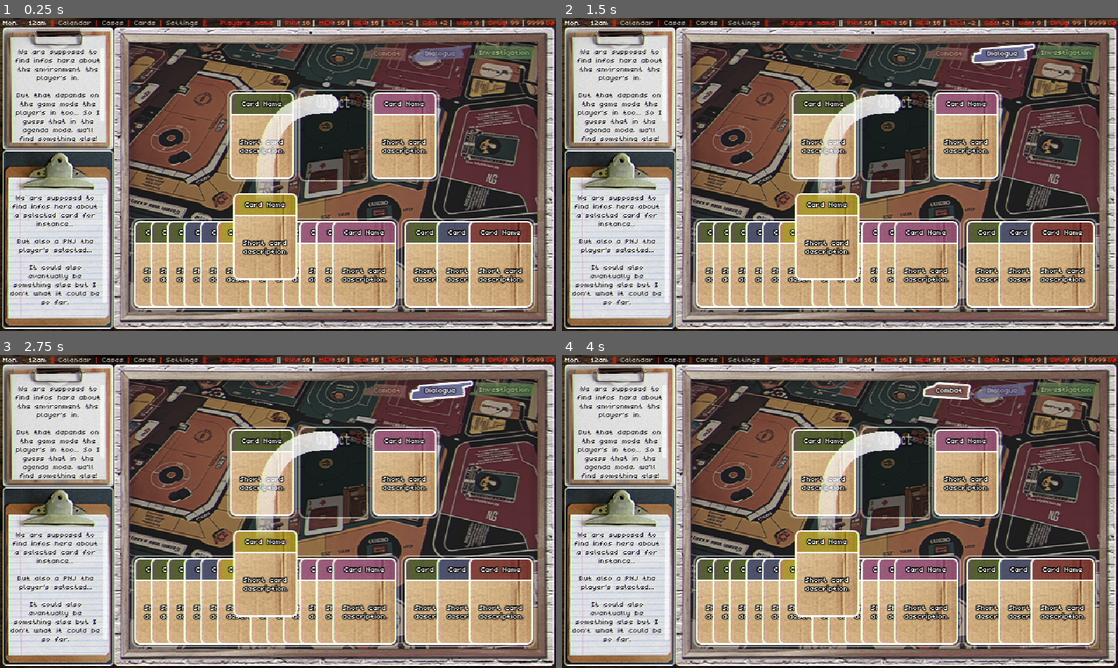
Above: before the commit, frames 1-4 (two rows, left to right).
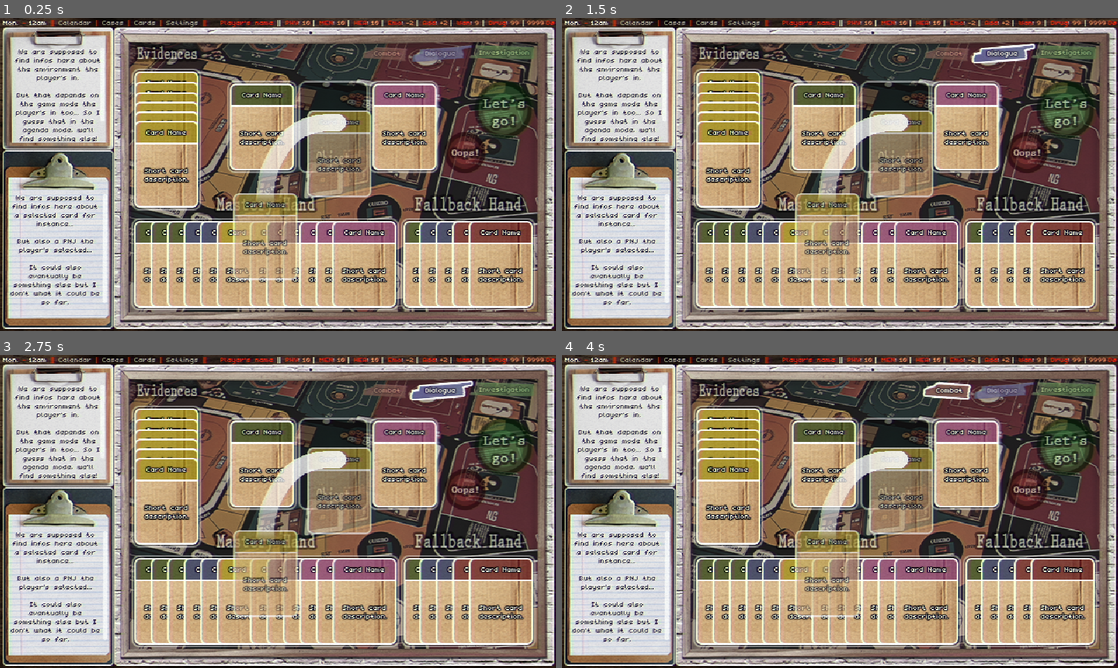
Above: after the commit, the same moments.

Repository: DomestiqueBaston/MY_ROLE_IN_THE_GRAND_SCHEME
Game: Godot game, scene res://SCENES/Interaction.tscn
The game is run twice, just before and just after one commit, with the same random seed, the same clock (stepped at 60 frames per second) and the same inputs. This scene is started directly instead of the project's main scene.
Inputs (mouse positions are in pixels of both pictures, inside the frame that each line leads up to):
- Up to frame 1 (0.25 s): no input
- Up to frame 2 (1.5 s): click (840, 174) at 0.52 s; click (1006, 52) at 1.25 s
- Up to frame 3 (2.75 s): click (278, 511) at 2.02 s
- Up to frame 4 (4 s): click (956, 389) at 2.75 s; click (840, 511) at 3.52 s

The runs differ from the first frame. In frame 1, 20% of the frame differs, in the area x 23-96%, y 8-93%; in frame 2, 20%; in frame 3, 20%; in frame 4, 20%.

Commit message:
Oui, j'y suis encore...
...D'abord pasque chu encore balad' et ensuite pasque j'ai la trouille de me remettre à la peinture sur ce tableau qui va être bieeeeen difficile ! :)

Diff:
--- a/TESTS/SCENES/Calendar.tscn
+++ b/TESTS/SCENES/Calendar.tscn
@@ -7,9 +7,6 @@
 [ext_resource type="PackedScene" uid="uid://hl8yhfvhjhtn" path="res://SCENES/Top_Bar.tscn" id="5_rli5c"]
 [ext_resource type="PackedScene" uid="uid://bnkco2tyaesue" path="res://SCENES/Shader_Overlay.tscn" id="6_rq134"]
 
-[sub_resource type="RectangleShape2D" id="RectangleShape2D_ppcih"]
-size = Vector2(469, 309)
-
 [node name="Calendar" type="Node2D"]
 script = ExtResource("1_14yya")
 metadata/_edit_lock_ = true
@@ -19,15 +16,6 @@
 centered = false
 metadata/_edit_lock_ = true
 
-[node name="Playground_Collider" type="Area2D" parent="."]
-visible = false
-collision_layer = 16
-collision_mask = 7
-
-[node name="Playground" type="CollisionShape2D" parent="Playground_Collider"]
-position = Vector2(383.5, 183.5)
-shape = SubResource("RectangleShape2D_ppcih")
-
 [node name="Current_Day" type="Node2D" parent="."]
 
 [node name="Week_1" type="Node2D" parent="Current_Day"]
--- a/TESTS/SCENES/Card.tscn
+++ b/TESTS/SCENES/Card.tscn
@@ -141,12 +141,14 @@
 texture = ExtResource("1_8pu3o")
 centered = false
 hframes = 5
+metadata/_edit_lock_ = true
 
 [node name="Card_BG" type="Sprite2D" parent="Card_Mask"]
 editor_description = "Card_BG Offset must be between x=0 / y = 0 and x=-120 / y=-30"
 texture = ExtResource("2_y3cdu")
 centered = false
 offset = Vector2(-120, -30)
+metadata/_edit_lock_ = true
 
 [node name="Card_Color" type="Node2D" parent="Card_Mask/Card_BG"]
 metadata/_edit_lock_ = true
--- a/TESTS/SCENES/Interaction.tscn
+++ b/TESTS/SCENES/Interaction.tscn
@@ -2,19 +2,15 @@
 
 [ext_resource type="Script" path="res://SCRIPTS/Generic.gd" id="1_3musi"]
 [ext_resource type="Texture2D" uid="uid://bwojpud0dsewx" path="res://GRAPHICS/INTERACTION/Interaction_BG.png" id="2_y864e"]
+[ext_resource type="PackedScene" uid="uid://bgwcs2vpa1g2o" path="res://SCENES/Playground.tscn" id="3_hdhly"]
 [ext_resource type="PackedScene" uid="uid://bpp2q1gpqxlx1" path="res://SCENES/Card.tscn" id="3_iytka"]
 [ext_resource type="PackedScene" uid="uid://dauwh3vjh26kl" path="res://SCENES/Top_Left_Info.tscn" id="4_j313n"]
+[ext_resource type="PackedScene" uid="uid://8r7milsx8op" path="res://SCENES/Oops_LetsGo.tscn" id="5_raou3"]
 [ext_resource type="PackedScene" uid="uid://codd8oehsbdvn" path="res://SCENES/Bottom_Left_Info.tscn" id="5_v7ec1"]
 [ext_resource type="PackedScene" uid="uid://cnlr811vrm1fk" path="res://SCENES/Inv_Dia_Com.tscn" id="6_heit8"]
 [ext_resource type="PackedScene" uid="uid://hl8yhfvhjhtn" path="res://SCENES/Top_Bar.tscn" id="7_2be8g"]
 [ext_resource type="PackedScene" uid="uid://bnkco2tyaesue" path="res://SCENES/Shader_Overlay.tscn" id="8_segon"]
 
-[sub_resource type="RectangleShape2D" id="RectangleShape2D_ks1ii"]
-size = Vector2(469, 309)
-
-[sub_resource type="RectangleShape2D" id="RectangleShape2D_1s0ns"]
-size = Vector2(76, 102)
-
 [sub_resource type="Gradient" id="Gradient_7eyd2"]
 offsets = PackedFloat32Array(0, 0.1, 0.9)
 colors = PackedColorArray(1, 1, 1, 0, 1, 1, 1, 0.498039, 1, 1, 1, 0.870588)
@@ -29,37 +25,13 @@
 centered = false
 metadata/_edit_lock_ = true
 
-[node name="Playground_Collider" type="Area2D" parent="."]
-visible = false
-collision_layer = 16
-collision_mask = 7
-
-[node name="Playground" type="CollisionShape2D" parent="Playground_Collider"]
-position = Vector2(383.5, 183.5)
-shape = SubResource("RectangleShape2D_ks1ii")
-
-[node name="Card_Colliders" type="Area2D" parent="."]
-visible = false
-collision_layer = 8
-collision_mask = 2
-
-[node name="Interaction" type="CollisionShape2D" parent="Card_Colliders"]
-position = Vector2(301, 135)
-shape = SubResource("RectangleShape2D_1s0ns")
-
-[node name="Object" type="CollisionShape2D" parent="Card_Colliders"]
-position = Vector2(383, 135)
-shape = SubResource("RectangleShape2D_1s0ns")
-
-[node name="Abstract" type="CollisionShape2D" parent="Card_Colliders"]
-position = Vector2(465, 135)
-shape = SubResource("RectangleShape2D_1s0ns")
+[node name="Playground" parent="." instance=ExtResource("3_hdhly")]
 
 [node name="TMP" type="Node2D" parent="."]
 metadata/_edit_lock_ = true
 
 [node name="Card1" parent="TMP" instance=ExtResource("3_iytka")]
-position = Vector2(264, 85)
+position = Vector2(264, 75)
 
 [node name="Combat" parent="TMP/Card1/Card_Mask/Card_BG/Card_Color" index="0"]
 visible = false
@@ -70,21 +42,8 @@
 [node name="Carte_Evidence" parent="TMP/Card1/Card_Mask/Card_BG" index="1"]
 visible = false
 
-[node name="Card2" parent="TMP" instance=ExtResource("3_iytka")]
-visible = false
-position = Vector2(346, 85)
-
-[node name="Combat" parent="TMP/Card2/Card_Mask/Card_BG/Card_Color" index="0"]
-visible = false
-
-[node name="Yellow" parent="TMP/Card2/Card_Mask/Card_BG/Card_Color" index="4"]
-visible = true
-
-[node name="Carte_Evidence" parent="TMP/Card2/Card_Mask/Card_BG" index="1"]
-visible = false
-
 [node name="Card3" parent="TMP" instance=ExtResource("3_iytka")]
-position = Vector2(428, 85)
+position = Vector2(428, 75)
 
 [node name="Combat" parent="TMP/Card3/Card_Mask/Card_BG/Card_Color" index="0"]
 visible = false
@@ -96,7 +55,7 @@
 visible = false
 
 [node name="Card17" parent="TMP" instance=ExtResource("3_iytka")]
-position = Vector2(465, 233)
+position = Vector2(464, 233)
 
 [node name="Combat" parent="TMP/Card17/Card_Mask/Card_BG/Card_Color" index="0"]
 visible = false
@@ -108,7 +67,7 @@
 visible = false
 
 [node name="Card18" parent="TMP" instance=ExtResource("3_iytka")]
-position = Vector2(502, 233)
+position = Vector2(482, 233)
 
 [node name="Combat" parent="TMP/Card18/Card_Mask/Card_BG/Card_Color" index="0"]
 visible = false
@@ -120,9 +79,27 @@
 visible = false
 
 [node name="Card19" parent="TMP" instance=ExtResource("3_iytka")]
+position = Vector2(501, 233)
+
+[node name="Combat" parent="TMP/Card19/Card_Mask/Card_BG/Card_Color" index="0"]
+visible = false
+
+[node name="Dialogue" parent="TMP/Card19/Card_Mask/Card_BG/Card_Color" index="2"]
+visible = true
+
+[node name="Carte_Evidence" parent="TMP/Card19/Card_Mask/Card_BG" index="1"]
+visible = false
+
+[node name="Card21" parent="TMP" instance=ExtResource("3_iytka")]
+position = Vector2(520, 233)
+
+[node name="Carte_Evidence" parent="TMP/Card21/Card_Mask/Card_BG" index="1"]
+visible = false
+
+[node name="Card22" parent="TMP" instance=ExtResource("3_iytka")]
 position = Vector2(539, 233)
 
-[node name="Carte_Evidence" parent="TMP/Card19/Card_Mask/Card_BG" index="1"]
+[node name="Carte_Evidence" parent="TMP/Card22/Card_Mask/Card_BG" index="1"]
 visible = false
 
 [node name="Card4" parent="TMP" instance=ExtResource("3_iytka")]
@@ -270,6 +247,7 @@
 visible = false
 
 [node name="Card10" parent="TMP" instance=ExtResource("3_iytka")]
+modulate = Color(1, 1, 1, 0.784314)
 position = Vector2(268, 201)
 
 [node name="Combat" parent="TMP/Card10/Card_Mask/Card_BG/Card_Color" index="0"]
@@ -281,14 +259,102 @@
 [node name="Carte_Evidence" parent="TMP/Card10/Card_Mask/Card_BG" index="1"]
 visible = false
 
+[node name="Card20" parent="TMP" instance=ExtResource("3_iytka")]
+modulate = Color(1, 1, 1, 0.784314)
+position = Vector2(353, 106)
+
+[node name="Combat" parent="TMP/Card20/Card_Mask/Card_BG/Card_Color" index="0"]
+visible = false
+
+[node name="Yellow" parent="TMP/Card20/Card_Mask/Card_BG/Card_Color" index="4"]
+visible = true
+
+[node name="Carte_Evidence" parent="TMP/Card20/Card_Mask/Card_BG" index="1"]
+visible = false
+
+[node name="Card23" parent="TMP" instance=ExtResource("3_iytka")]
+position = Vector2(154, 61)
+
+[node name="Combat" parent="TMP/Card23/Card_Mask/Card_BG/Card_Color" index="0"]
+visible = false
+
+[node name="Yellow" parent="TMP/Card23/Card_Mask/Card_BG/Card_Color" index="4"]
+visible = true
+
+[node name="Carte_Evidence" parent="TMP/Card23/Card_Mask/Card_BG" index="1"]
+visible = false
+
+[node name="Card24" parent="TMP" instance=ExtResource("3_iytka")]
+position = Vector2(154, 73)
+
+[node name="Combat" parent="TMP/Card24/Card_Mask/Card_BG/Card_Color" index="0"]
+visible = false
+
+[node name="Yellow" parent="TMP/Card24/Card_Mask/Card_BG/Card_Color" index="4"]
+visible = true
+
+[node name="Carte_Evidence" parent="TMP/Card24/Card_Mask/Card_BG" index="1"]
+visible = false
+
+[node name="Card25" parent="TMP" instance=ExtResource("3_iytka")]
+position = Vector2(154, 85)
+
+[node name="Combat" parent="TMP/Card25/Card_Mask/Card_BG/Card_Color" index="0"]
+visible = false
+
+[node name="Yellow" parent="TMP/Card25/Card_Mask/Card_BG/Card_Color" index="4"]
+visible = true
+
+[node name="Carte_Evidence" parent="TMP/Card25/Card_Mask/Card_BG" index="1"]
+visible = false
+
+[node name="Card26" parent="TMP" instance=ExtResource("3_iytka")]
+position = Vector2(154, 96)
+
+[node name="Combat" parent="TMP/Card26/Card_Mask/Card_BG/Card_Color" index="0"]
+visible = false
+
+[node name="Yellow" parent="TMP/Card26/Card_Mask/Card_BG/Card_Color" index="4"]
+visible = true
+
+[node name="Carte_Evidence" parent="TMP/Card26/Card_Mask/Card_BG" index="1"]
+visible = false
+
+[node name="Card27" parent="TMP" instance=ExtResource("3_iytka")]
+position = Vector2(154, 107)
+
+[node name="Combat" parent="TMP/Card27/Card_Mask/Card_BG/Card_Color" index="0"]
+visible = false
+
+[node name="Yellow" parent="TMP/Card27/Card_Mask/Card_BG/Card_Color" index="4"]
+visible = true
+
+[node name="Carte_Evidence" parent="TMP/Card27/Card_Mask/Card_BG" index="1"]
+visible = false
+
+[node name="Card28" parent="TMP" instance=ExtResource("3_iytka")]
+position = Vector2(154, 118)
+
+[node name="Combat" parent="TMP/Card28/Card_Mask/Card_BG/Card_Color" index="0"]
+visible = false
+
+[node name="Yellow" parent="TMP/Card28/Card_Mask/Card_BG/Card_Color" index="4"]
+visible = true
+
+[node name="Carte_Evidence" parent="TMP/Card28/Card_Mask/Card_BG" index="1"]
+visible = false
+
 [node name="Line2D" type="Line2D" parent="TMP"]
-position = Vector2(0, -19.3151)
-scale = Vector2(1, 1.08219)
-points = PackedVector2Array(304, 215, 304, 196, 305, 175, 308, 156, 311, 146, 315, 137, 321, 129, 328, 122, 336, 117, 345, 113, 356, 110, 368, 109, 379, 109)
+position = Vector2(9, 11)
+points = PackedVector2Array(296, 204, 296, 188, 298, 173, 302, 160, 308, 148, 314, 138, 320, 130, 327, 123, 336, 117, 345, 113, 356, 110, 368, 109, 379, 109)
 width = 20.0
 gradient = SubResource("Gradient_7eyd2")
 end_cap_mode = 2
 antialiased = true
+metadata/_edit_lock_ = true
+
+[node name="Oops_LetsGo_Buttons" parent="." instance=ExtResource("5_raou3")]
+metadata/_edit_lock_ = true
 
 [node name="Top_Left_Info" parent="." instance=ExtResource("4_j313n")]
 metadata/_edit_lock_ = true
@@ -304,11 +370,12 @@
 visible = false
 
 [editable path="TMP/Card1"]
-[editable path="TMP/Card2"]
 [editable path="TMP/Card3"]
 [editable path="TMP/Card17"]
 [editable path="TMP/Card18"]
 [editable path="TMP/Card19"]
+[editable path="TMP/Card21"]
+[editable path="TMP/Card22"]
 [editable path="TMP/Card4"]
 [editable path="TMP/Card5"]
 [editable path="TMP/Card6"]
@@ -322,3 +389,10 @@
 [editable path="TMP/Card15"]
 [editable path="TMP/Card16"]
 [editable path="TMP/Card10"]
+[editable path="TMP/Card20"]
+[editable path="TMP/Card23"]
+[editable path="TMP/Card24"]
+[editable path="TMP/Card25"]
+[editable path="TMP/Card26"]
+[editable path="TMP/Card27"]
+[editable path="TMP/Card28"]
--- /dev/null
+++ b/TESTS/SCENES/Oops_LetsGo.tscn
@@ -0,0 +1,43 @@
+[gd_scene load_steps=9 format=3 uid="uid://8r7milsx8op"]
+
+[ext_resource type="Theme" uid="uid://dyiybdqrfra0p" path="res://UI/Generic_Theme.tres" id="1_uf1ry"]
+[ext_resource type="ButtonGroup" uid="uid://ceobmkvssjybu" path="res://UI/Oops_LetsGo.tres" id="2_42vhj"]
+[ext_resource type="Texture2D" uid="uid://hoebeu4xqxp0" path="res://GRAPHICS/INTERACTION/Lets_Go_Normal.png" id="3_6cbfs"]
+[ext_resource type="Texture2D" uid="uid://bhk2c7rmchwp2" path="res://GRAPHICS/INTERACTION/Lets_Go_Hover.png" id="4_jp6k0"]
+[ext_resource type="BitMap" uid="uid://by0lu8xqtgvdm" path="res://GRAPHICS/INTERACTION/Lets_Go_Mask.png" id="5_aw6vn"]
+[ext_resource type="Texture2D" uid="uid://dpo3btfppffs1" path="res://GRAPHICS/INTERACTION/Oops_Normal.png" id="6_4sw3u"]
+[ext_resource type="Texture2D" uid="uid://c5iadvocgxl8j" path="res://GRAPHICS/INTERACTION/Oops_Hover.png" id="7_7muut"]
+[ext_resource type="BitMap" uid="uid://bwwbxy0ksof7y" path="res://GRAPHICS/INTERACTION/Oops_Mask.png" id="8_n2fcp"]
+
+[node name="Oops_LetsGo_Buttons" type="Control"]
+layout_mode = 3
+anchors_preset = 0
+offset_right = 640.0
+offset_bottom = 360.0
+theme = ExtResource("1_uf1ry")
+
+[node name="LetsGo" type="TextureButton" parent="."]
+layout_mode = 0
+offset_right = 40.0
+offset_bottom = 40.0
+tooltip_text = "Validate the Interaction"
+toggle_mode = true
+button_group = ExtResource("2_42vhj")
+texture_normal = ExtResource("3_6cbfs")
+texture_pressed = ExtResource("3_6cbfs")
+texture_hover = ExtResource("4_jp6k0")
+texture_focused = ExtResource("3_6cbfs")
+texture_click_mask = ExtResource("5_aw6vn")
+
+[node name="Oops" type="TextureButton" parent="."]
+layout_mode = 0
+offset_right = 40.0
+offset_bottom = 40.0
+tooltip_text = "Cancel this Interaction"
+toggle_mode = true
+button_group = ExtResource("2_42vhj")
+texture_normal = ExtResource("6_4sw3u")
+texture_pressed = ExtResource("6_4sw3u")
+texture_hover = ExtResource("7_7muut")
+texture_focused = ExtResource("6_4sw3u")
+texture_click_mask = ExtResource("8_n2fcp")
--- /dev/null
+++ b/TESTS/SCENES/Playground.tscn
@@ -0,0 +1,66 @@
+[gd_scene load_steps=11 format=3 uid="uid://bgwcs2vpa1g2o"]
+
+[ext_resource type="Texture2D" uid="uid://b8bm2hx5j7ber" path="res://GRAPHICS/INTERACTION/Interaction_Normal.png" id="1_hyvyo"]
+[ext_resource type="Texture2D" uid="uid://b8vj64ok2avu6" path="res://GRAPHICS/INTERACTION/Interaction_Hover.png" id="2_tfvsa"]
+[ext_resource type="BitMap" uid="uid://45crvh6f1ryj" path="res://GRAPHICS/INTERACTION/Interaction_Mask.png" id="3_30400"]
+[ext_resource type="Texture2D" uid="uid://46t3wpqrnar0" path="res://GRAPHICS/INTERACTION/Object_Normal.png" id="4_8yroi"]
+[ext_resource type="Texture2D" uid="uid://cawoy0tidh5yj" path="res://GRAPHICS/INTERACTION/Object_Hover.png" id="5_sb18s"]
+[ext_resource type="BitMap" uid="uid://jrek8p60uv1u" path="res://GRAPHICS/INTERACTION/Object_Mask.png" id="6_s6rb0"]
+[ext_resource type="Texture2D" uid="uid://bvkdourlidtp6" path="res://GRAPHICS/INTERACTION/Abstract_Normal.png" id="7_83k1j"]
+[ext_resource type="Texture2D" uid="uid://dy0cnumgr77eg" path="res://GRAPHICS/INTERACTION/Abstract_Hover.png" id="8_0gfb8"]
+[ext_resource type="BitMap" uid="uid://d27drsi862tfx" path="res://GRAPHICS/INTERACTION/Abstract_Mask.png" id="9_fyjc3"]
+
+[sub_resource type="RectangleShape2D" id="RectangleShape2D_1s0ns"]
+size = Vector2(76, 102)
+
+[node name="Playground" type="Control"]
+layout_mode = 3
+anchors_preset = 0
+offset_right = 640.0
+offset_bottom = 360.0
+metadata/_edit_lock_ = true
+
+[node name="Interaction" type="TextureButton" parent="."]
+layout_mode = 0
+offset_right = 40.0
+offset_bottom = 40.0
+texture_normal = ExtResource("1_hyvyo")
+texture_hover = ExtResource("2_tfvsa")
+texture_click_mask = ExtResource("3_30400")
+
+[node name="Object" type="TextureButton" parent="."]
+layout_mode = 0
+offset_right = 40.0
+offset_bottom = 40.0
+texture_normal = ExtResource("4_8yroi")
+texture_hover = ExtResource("5_sb18s")
+texture_click_mask = ExtResource("6_s6rb0")
+
+[node name="Abstract" type="TextureButton" parent="."]
+layout_mode = 0
+offset_right = 40.0
+offset_bottom = 40.0
+texture_normal = ExtResource("7_83k1j")
+texture_hover = ExtResource("8_0gfb8")
+texture_click_mask = ExtResource("9_fyjc3")
+
+[node name="Card_Zone_Colliders" type="Area2D" parent="."]
+visible = false
+collision_layer = 8
+collision_mask = 2
+metadata/_edit_lock_ = true
+
+[node name="Interaction" type="CollisionShape2D" parent="Card_Zone_Colliders"]
+position = Vector2(301, 125)
+shape = SubResource("RectangleShape2D_1s0ns")
+metadata/_edit_lock_ = true
+
+[node name="Object" type="CollisionShape2D" parent="Card_Zone_Colliders"]
+position = Vector2(383, 125)
+shape = SubResource("RectangleShape2D_1s0ns")
+metadata/_edit_lock_ = true
+
+[node name="Abstract" type="CollisionShape2D" parent="Card_Zone_Colliders"]
+position = Vector2(464, 125)
+shape = SubResource("RectangleShape2D_1s0ns")
+metadata/_edit_lock_ = true
--- a/TESTS/SCENES/Quest.tscn
+++ b/TESTS/SCENES/Quest.tscn
@@ -14,7 +14,7 @@
 [ext_resource type="PackedScene" uid="uid://bnkco2tyaesue" path="res://SCENES/Shader_Overlay.tscn" id="11_c2c0c"]
 
 [sub_resource type="RectangleShape2D" id="RectangleShape2D_lenic"]
-size = Vector2(469, 309)
+size = Vector2(470, 287)
 
 [node name="Quest" type="Node2D"]
 script = ExtResource("1_sqsbj")
@@ -26,12 +26,11 @@
 metadata/_edit_lock_ = true
 
 [node name="Playground_Collider" type="Area2D" parent="."]
-visible = false
 collision_layer = 16
 collision_mask = 7
 
 [node name="Playground" type="CollisionShape2D" parent="Playground_Collider"]
-position = Vector2(383.5, 183.5)
+position = Vector2(383, 194.5)
 shape = SubResource("RectangleShape2D_lenic")
 
 [node name="TMP" type="Node2D" parent="."]
--- a/TESTS/UI/Generic_Theme.tres
+++ b/TESTS/UI/Generic_Theme.tres
@@ -54,28 +54,28 @@
 border_color = Color(0.1332, 0.18, 0.141, 0.643137)
 
 [sub_resource type="StyleBoxFlat" id="StyleBoxFlat_y3nae"]
-bg_color = Color(0.99, 0.993167, 1, 0.752941)
+bg_color = Color(0.99, 0.993167, 1, 0.784314)
 corner_radius_top_left = 5
 corner_radius_top_right = 5
 corner_radius_bottom_right = 5
 corner_radius_bottom_left = 5
 
 [sub_resource type="StyleBoxFlat" id="StyleBoxFlat_534da"]
-bg_color = Color(0.99, 0.993333, 1, 0.752941)
+bg_color = Color(0.99, 0.993333, 1, 0.784314)
 corner_radius_top_left = 5
 corner_radius_top_right = 5
 corner_radius_bottom_right = 5
 corner_radius_bottom_left = 5
 
 [sub_resource type="StyleBoxFlat" id="StyleBoxFlat_js3gk"]
-bg_color = Color(0.99, 0.993333, 1, 0.752941)
+bg_color = Color(0.99, 0.993333, 1, 0.784314)
 corner_radius_top_left = 5
 corner_radius_top_right = 5
 corner_radius_bottom_right = 5
 corner_radius_bottom_left = 5
 
 [sub_resource type="StyleBoxFlat" id="StyleBoxFlat_083n0"]
-bg_color = Color(0.99, 0.993333, 1, 0.752941)
+bg_color = Color(0.99, 0.993333, 1, 0.784314)
 border_width_left = 5
 border_color = Color(0.8, 0.8, 0.8, 0)
 
--- /dev/null
+++ b/TESTS/UI/Oops_LetsGo.tres
@@ -0,0 +1,3 @@
+[gd_resource type="ButtonGroup" format=3 uid="uid://ceobmkvssjybu"]
+
+[resource]
Binary file added: TESTS/GRAPHICS/INTERACTION/Abstract_Hover.png
Not shown, added: TESTS/GRAPHICS/INTERACTION/Abstract_Hover.png.import
Binary file added: TESTS/GRAPHICS/INTERACTION/Abstract_Mask.png
Not shown, added: TESTS/GRAPHICS/INTERACTION/Abstract_Mask.png.import
Binary file added: TESTS/GRAPHICS/INTERACTION/Abstract_Normal.png
Not shown, added: TESTS/GRAPHICS/INTERACTION/Abstract_Normal.png.import
Binary file changed: TESTS/GRAPHICS/INTERACTION/Interaction_BG.png
Binary file added: TESTS/GRAPHICS/INTERACTION/Interaction_Hover.png
Not shown, added: TESTS/GRAPHICS/INTERACTION/Interaction_Hover.png.import
Binary file added: TESTS/GRAPHICS/INTERACTION/Interaction_Mask.png
Not shown, added: TESTS/GRAPHICS/INTERACTION/Interaction_Mask.png.import
Binary file added: TESTS/GRAPHICS/INTERACTION/Interaction_Normal.png
(and 24 more such lines)
